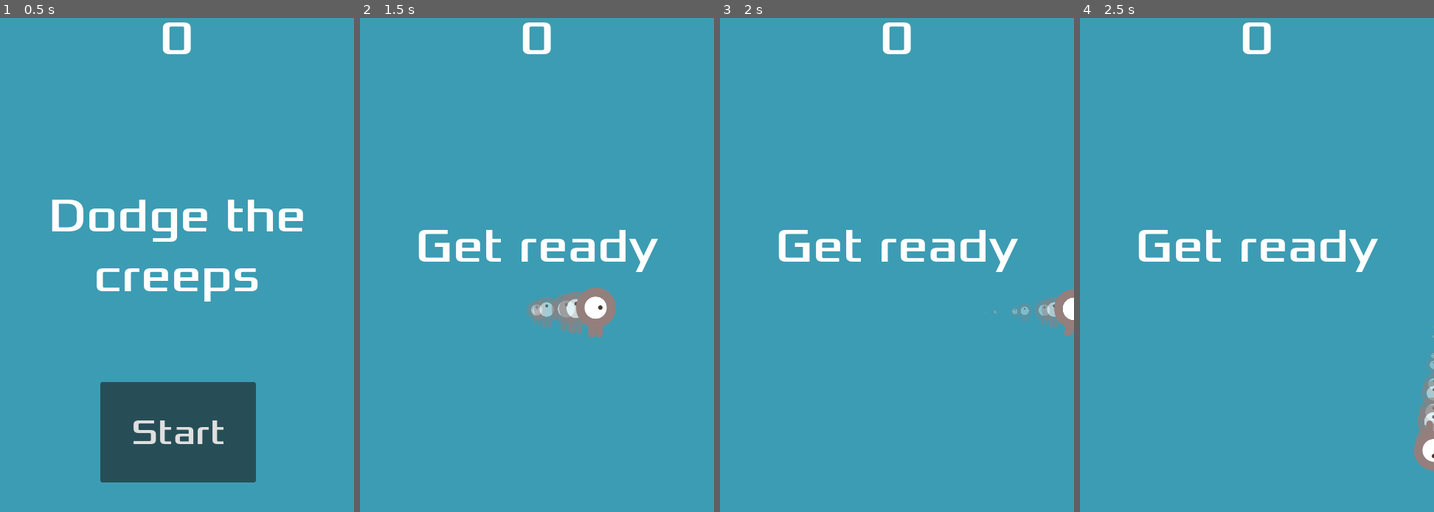
Above: before the commit, frames 1-4 (left to right).
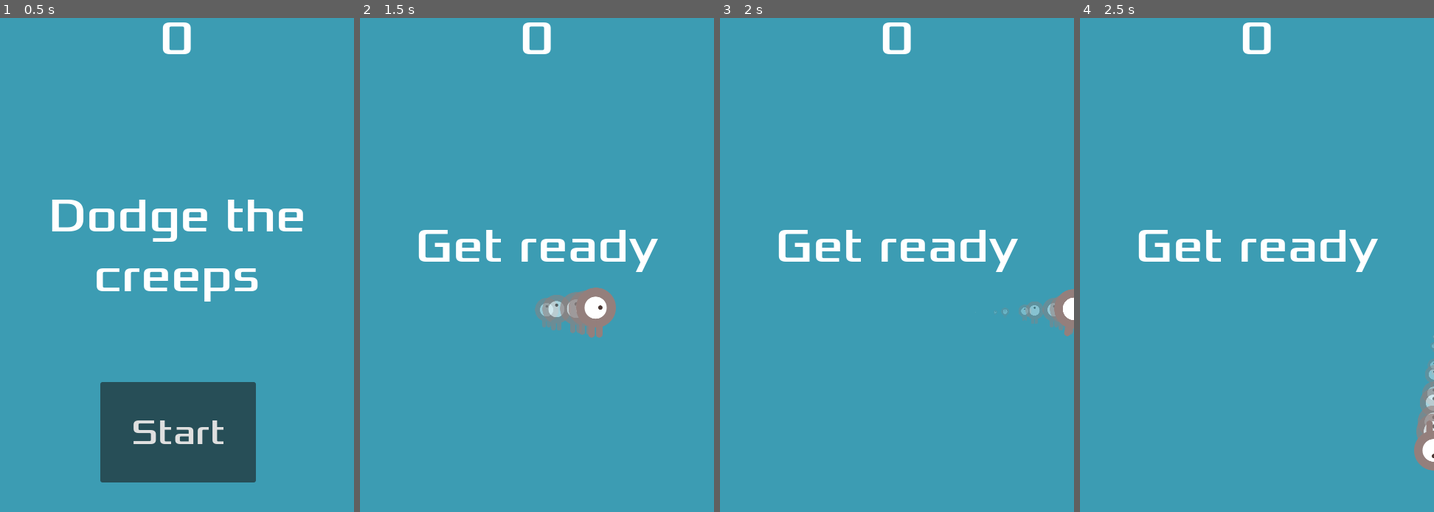
Above: after the commit, the same moments.

Repository: GajaGuerrini/Godot-1st-tutorial
Game: Godot game, scene res://main.tscn
Two runs of this game, one before a commit and one after it. Both use one fixed random seed, a clock stepped at 60 frames per second and the inputs below.
Inputs:
- Up to frame 1 (0.5 s): no input
- Up to frame 2 (1.5 s): click "Start" at 0.5 s; tap Enter at 1.25 s; hold Right (ui_right) from 1.28 s (still down)
- Up to frame 3 (2 s): keep holding Right (ui_right)
- Up to frame 4 (2.5 s): release Right (ui_right) at 2.03 s; hold Down (ui_down) from 2.03 s (still down)

Frame 1 is identical in both runs. In frame 2, 0.6% of the frame differs, in the area x 47-67%, y 55-65%; in frame 3, 0.3%; in frame 4, 0.3%.

Commit message:
trail of player

Diff:
--- a/player.gd
+++ b/player.gd
@@ -27,8 +27,10 @@
 	if velocity.length() > 0: # animation when we are moving
 		$AnimatedSprite2D.play()
 		velocity = velocity.normalized()*SPEED
+		$Trail.emitting = true
 	else:
 		$AnimatedSprite2D.stop()
+		$Trail.emitting = false
 
 	position += velocity*delta
 
--- a/player.tscn
+++ b/player.tscn
@@ -55,6 +55,7 @@
 color_ramp = SubResource("GradientTexture1D_by2d0")
 
 [node name="Player" type="Area2D"]
+position = Vector2(2, 10)
 scale = Vector2(0.5, 0.5)
 script = ExtResource("1_xpk2i")
 metadata/_edit_group_ = true
